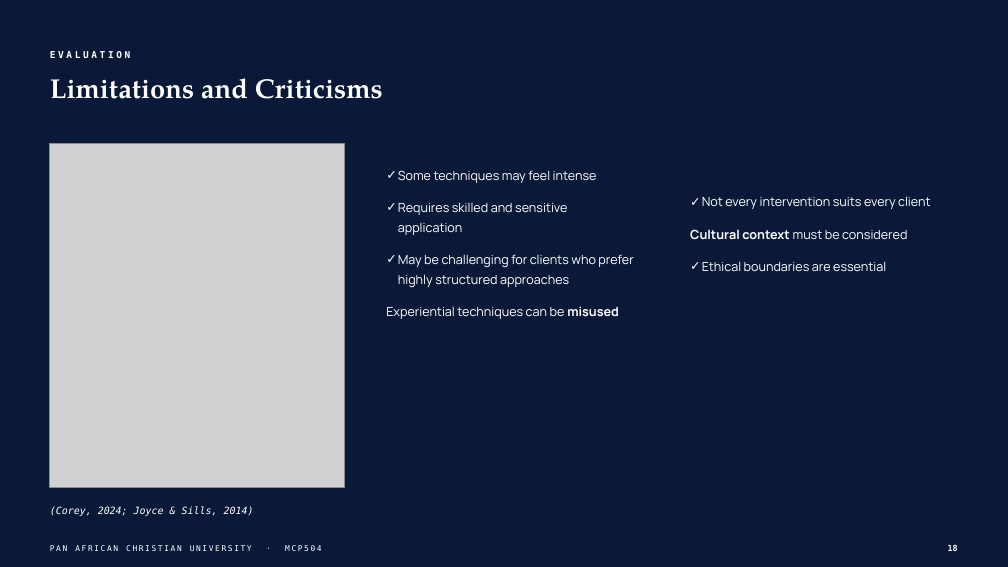
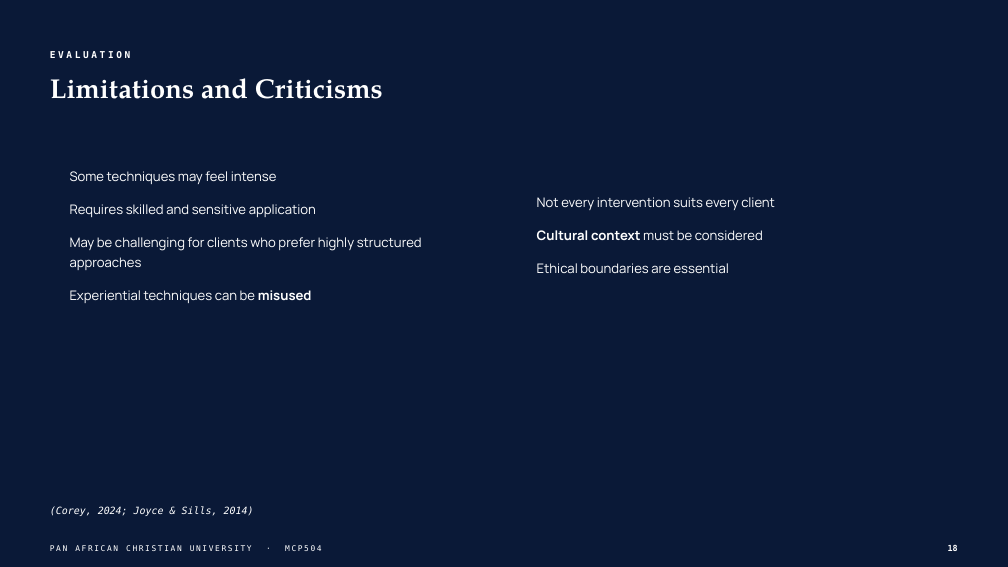
Before and after one commit to wambetebenjamin/Business-e-books, a slide deck: slide 18 of presentations/gestalt-theory-counselling/output/Gestalt Theory and Its Application to Counselling.pptx. Drawn at 1008x567 pixels with LibreOffice and Linux fonts; fonts in the diff are those of the drawing; grey boxes stand for pictures; background and template pictures are left out. Boxes give left, top, right and bottom in pixels: in the first picture for what was removed or moved away, otherwise in the second. Text is boxed around its words. In the diff, an @@ line names an element or a change of style, - is before the commit and + after.

```diff
--- a/presentations/gestalt-theory-counselling/output/Gestalt Theory and Its Application to Counselling.pptx
+++ b/presentations/gestalt-theory-counselling/output/Gestalt Theory and Its Application to Counselling.pptx
@@ picture removed at <box>50,144,345,488</box> @@
@@ text "Some techniques may feel intense" at <box>70,171,422,303</box>: size 12 to 12.5 pt; bullet ✓ to none @@
@@ text "Some techniques may feel intense": place and size @@
-text "Some techniques may feel intense" at <box>386,170,633,319</box>
+text "Some techniques may feel intense" at <box>70,171,422,303</box>
@@ text "Not every intervention suits every ...": place and size @@
-text "Not every intervention suits every ..." at <box>690,196,930,271</box>
+text "Not every intervention suits every ..." at <box>537,197,775,273</box>
@@ text "Not every intervention suits every ..." at <box>537,197,775,273</box>: size 12 to 12.5 pt; bullet ✓ to none @@
```
Also in this commit, not shown: 21 other slides changed, 35 other files.
